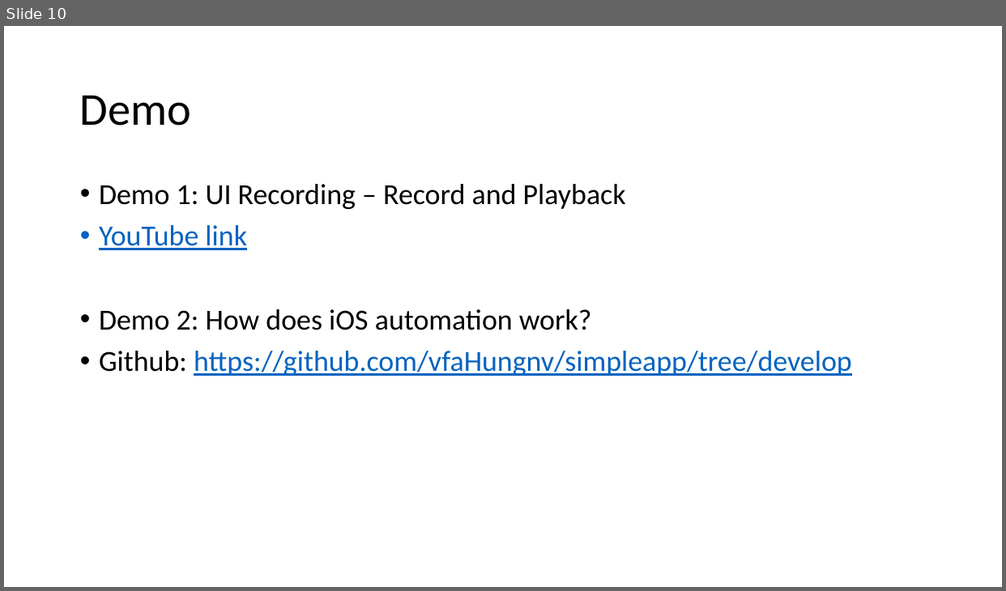
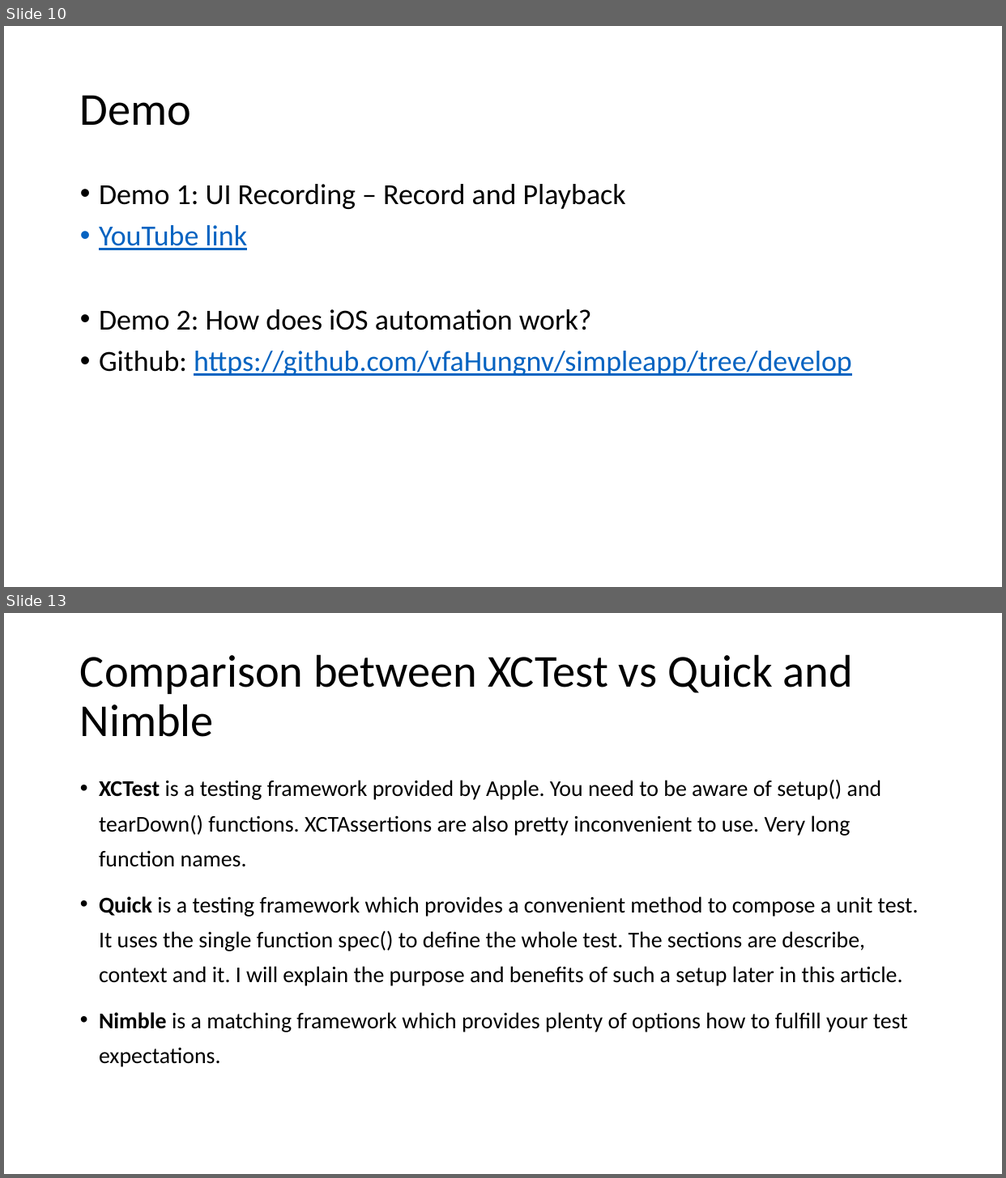
Before and after one commit to vfa-cancc/simpleapp, a slide deck: document/VFA-iOS-testing.pptx. Shown one above the other, each under a label of ours: slide 10 before the commit, slides 10 and 13 after it; the slides between them are not shown. The pictures are 1006x591 and 1006x1178 pixels, drawn with LibreOffice and Linux fonts; fonts in the diff are those of the drawing. Boxes give left, top, right and bottom in pixels: in the first picture for what was removed or moved away, otherwise in the second. Text is boxed around its words. In the diff, an @@ line names an element or a change of style, - is before the commit and + after.

```diff
--- a/document/VFA-iOS-testing.pptx
+++ b/document/VFA-iOS-testing.pptx
@@ slide 13 added at (4,613,1002,1174), background #FFFFFF @@
@@ title added at (80,654,853,737), 44 pt, text #000000 @@
+Comparison between XCTest vs Quick and Nimble
@@ text added at (99,779,918,1067), 21.7 pt, text #000000 @@
+• XCTest is a testing framework provided by Apple. You need to be aware of setup() and tearDown() functions. XCTAssertions are also pretty inconvenient to use. Very long function names.
+• Quick is a testing framework which provides a convenient method to compose a unit test. It uses the single function spec() to define the whole test. The sections are describe, context and it. I will explain the purpose and benefits of such a setup later in this article.
+• Nimble is a matching framework which provides plenty of options how to fulfill your test expectations.
```
Also in this commit, not shown: 5 slides changed, 2 other slides added, 1 slide removed.
